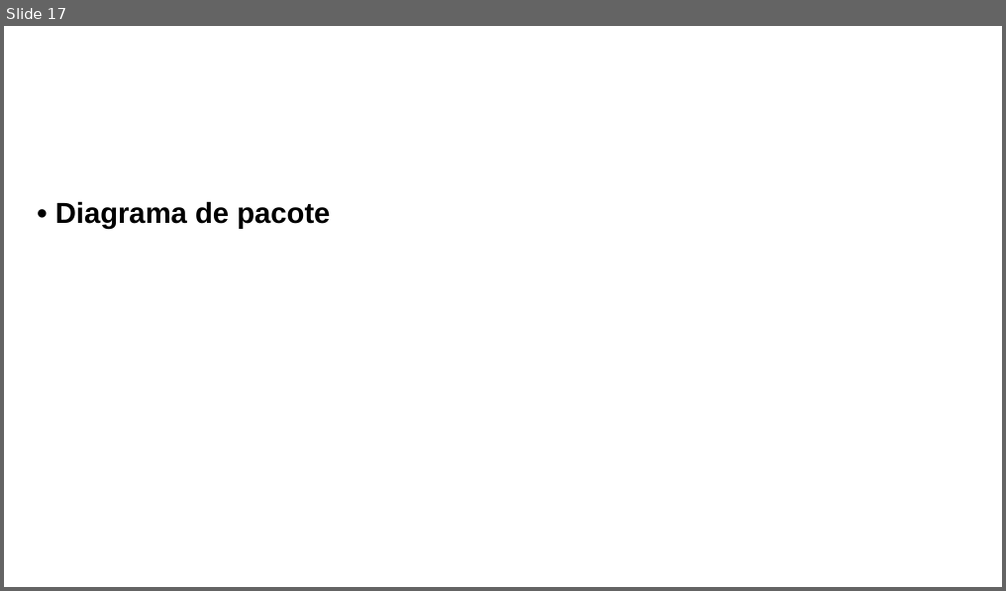
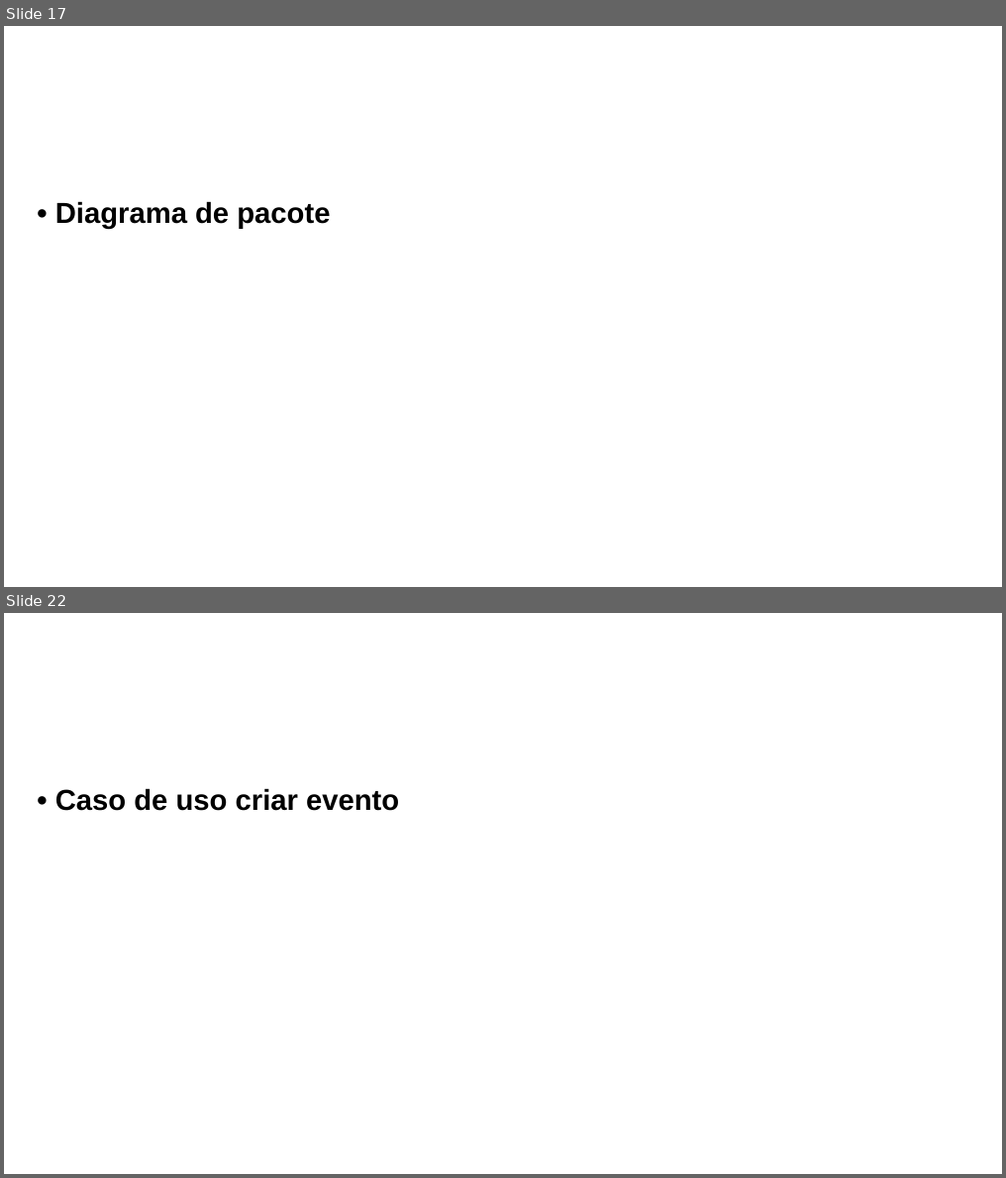
Before and after one commit to alanfranciscos/faitec-2024, a slide deck: docs/Eventify_PowerPoint.pptx. Shown one above the other, each under a label of ours: slide 17 before the commit, slides 17 and 22 after it; the slides between them are not shown. The pictures are 1006x591 and 1006x1178 pixels, drawn with LibreOffice and Linux fonts; fonts in the diff are those of the drawing; background and template pictures are left out. Boxes give left, top, right and bottom in pixels: in the first picture for what was removed or moved away, otherwise in the second. Text is boxed around its words. In the diff, an @@ line names an element or a change of style, - is before the commit and + after.

Commit message:
feat: adicao de classes no diagrama de classes e adicao de caso de uso na apresentacao

```diff
--- a/docs/Eventify_PowerPoint.pptx
+++ b/docs/Eventify_PowerPoint.pptx
@@ slide 22 added at box(4, 613, 1002, 1174), background picture (left out) @@
@@ text added at box(55, 788, 399, 811), 96 pt, text #000000, bold @@
+• Caso de uso criar evento
```
Also in this commit, not shown: 1 slide changed, 8 other slides added, 4 slides removed, 2 other files.
